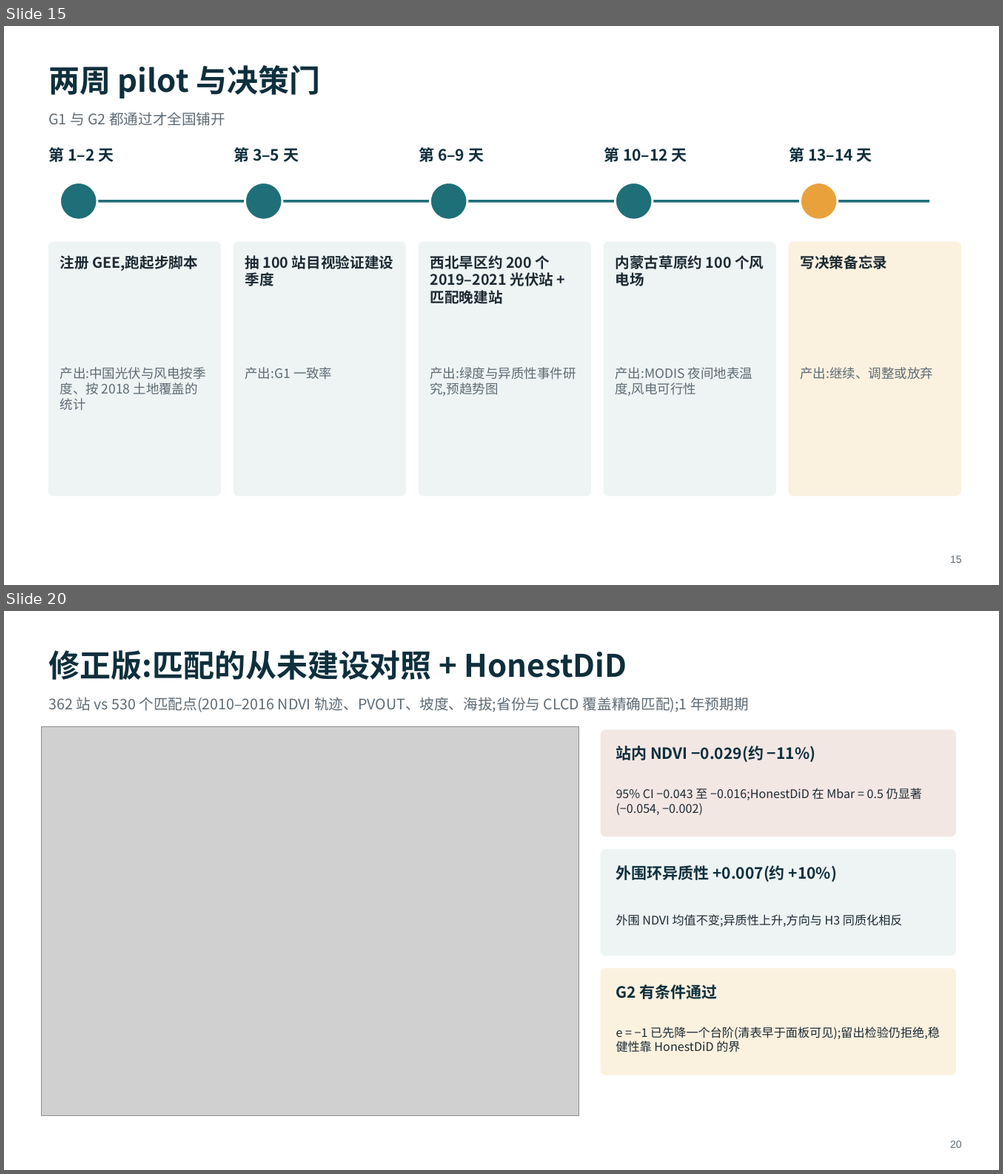
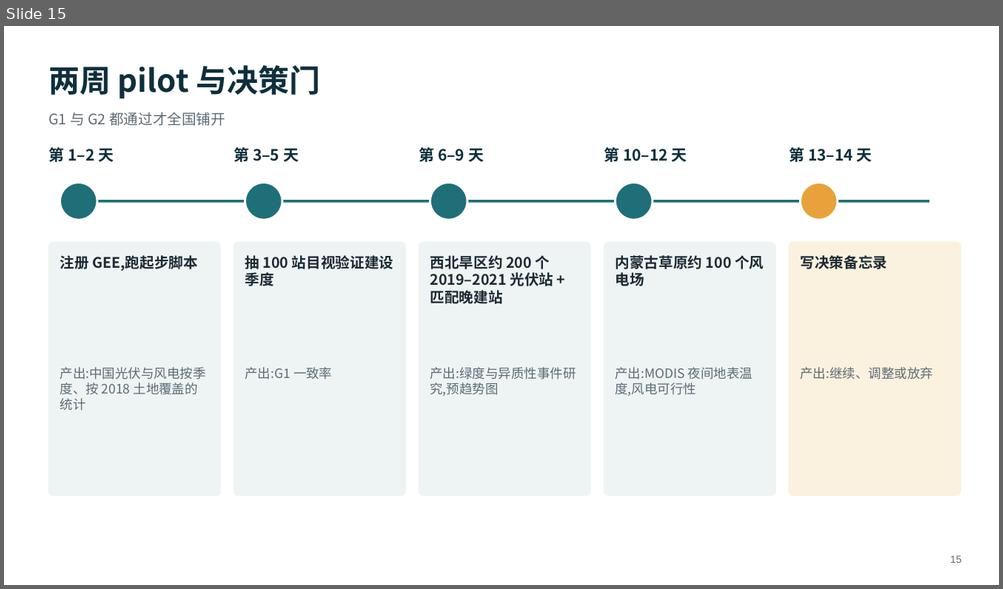
Before and after one commit to dingchenchen6/renewables-biodiversity-rs, a slide deck: RS_Renewables_Biodiversity_Workflow.pptx. Shown one above the other, each under a label of ours: slides 15 and 20 before the commit, slide 15 after it; the slides between them are not shown. The pictures are 1003x1174 and 1003x589 pixels, drawn with LibreOffice and Linux fonts; fonts in the diff are those of the drawing; grey boxes stand for pictures. Boxes give left, top, right and bottom in pixels: in the first picture for what was removed or moved away, otherwise in the second. Text is boxed around its words. In the diff, an @@ line names an element or a change of style, - is before the commit and + after.

Commit message:
docs: v0.4 page and deck with audit table and corrected statistics
Adds the audit section, embeds Figures 1-5, corrects forest-turbine estimate,
pilot inference (Holm, HonestDiD), exposure CIs and null model, bird WCB results,
occupancy subsample sensitivity, and the study-site denominator (7,109).

```diff
--- a/RS_Renewables_Biodiversity_Workflow.pptx
+++ b/RS_Renewables_Biodiversity_Workflow.pptx
@@ slide 20 removed at (4,611,999,1170), background #FFFFFF @@
@@ text removed at (48,650,627,680) @@
-修正版:匹配的从未建设对照 + HonestDiD
@@ text removed at (48,697,748,712) @@
-362 站 vs 530 个匹配点(2010–2016 NDVI 轨迹、PVOUT、坡度、海拔;省份与 CLCD 覆盖精确匹配);1 年预期期
@@ picture removed at (41,726,578,1116) @@
@@ rounded rectangle removed at (601,730,956,836) @@
@@ text removed at (616,746,815,762) @@
-站内 NDVI −0.029(约 −11%)
@@ text removed at (616,788,922,815) @@
-95% CI −0.043 至 −0.016;HonestDiD 在 Mbar = 0.5 仍显著(−0.054, −0.002)
@@ rounded rectangle removed at (601,850,956,956) @@
@@ text removed at (616,866,836,882) @@
-外围环异质性 +0.007(约 +10%)
@@ text removed at (616,914,902,927) @@
-外围 NDVI 均值不变;异质性上升,方向与 H3 同质化相反
@@ rounded rectangle removed at (601,969,956,1075) @@
@@ text removed at (616,985,717,999) @@
-G2 有条件通过
@@ text removed at (616,1027,939,1053) @@
-e = −1 已先降一个台阶(清表早于面板可见);留出检验仍拒绝,稳健性靠 HonestDiD 的界
@@ text removed at (950,1141,962,1148) @@
-20
```
Also in this commit, not shown: 10 slides changed, 3 slides added, 4 other files.
